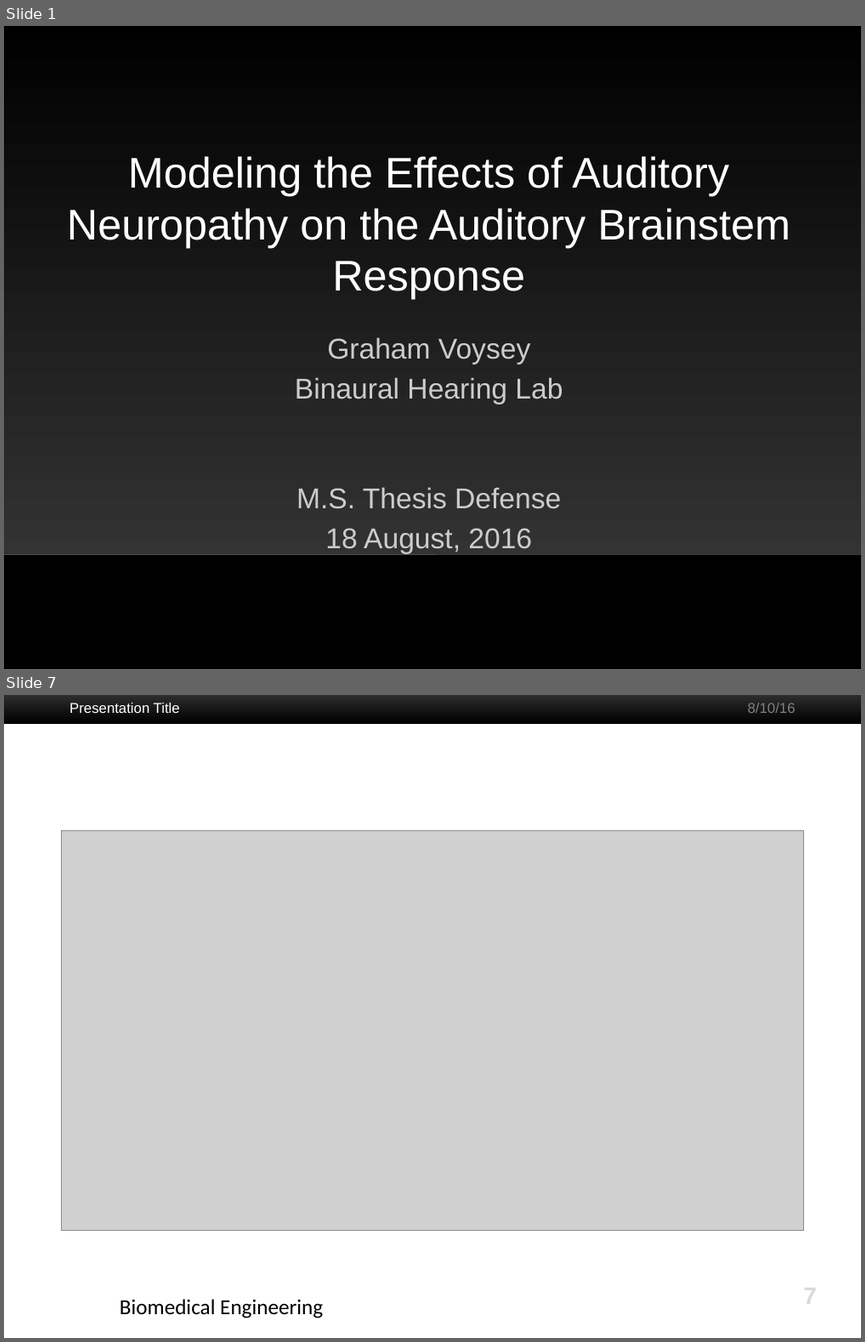
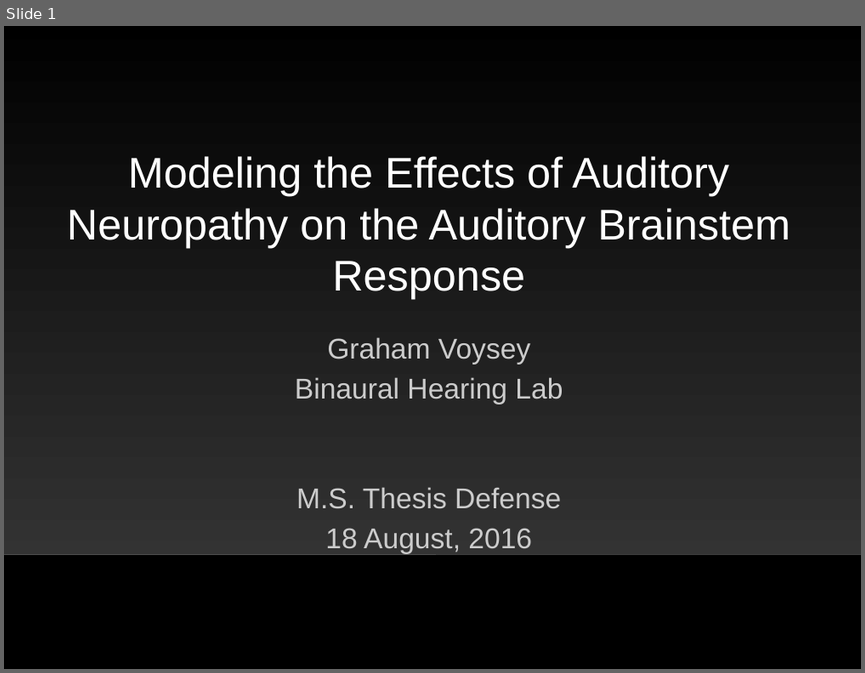
Before and after one commit to gvoysey/thesis, a slide deck: slides/voysey-thesis.pptx. Shown one above the other, each under a label of ours: slides 1 and 7 before the commit, slide 1 after it; the slides between them are not shown. The pictures are 865x1342 and 865x673 pixels, drawn with LibreOffice and Linux fonts; fonts in the diff are those of the drawing; grey boxes stand for pictures; background and template pictures are left out. Boxes give left, top, right and bottom in pixels: in the first picture for what was removed or moved away, otherwise in the second. Text is boxed around its words. In the diff, an @@ line names an element or a change of style, - is before the commit and + after.

```diff
--- a/slides/voysey-thesis.pptx
+++ b/slides/voysey-thesis.pptx
@@ slide 7 removed at (4,695,861,1338), background #FFFFFF @@
@@ rectangle removed at (4,695,861,723) @@
@@ text removed at (69,703,180,713) @@
-Presentation Title
@@ text removed at (748,703,795,713) @@
-8/10/16
@@ picture removed at (62,830,804,1231) @@
@@ text removed at (120,1299,323,1318) @@
-Biomedical Engineering
@@ page number removed at (803,1282,817,1309) @@
-7
```
Also in this commit, not shown: 5 slides changed, 8 slides added.
